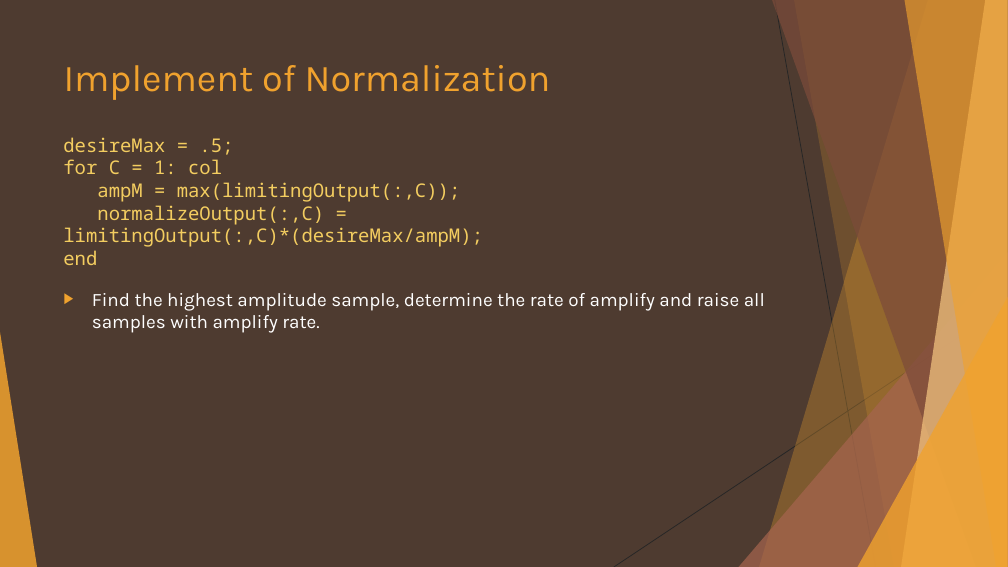
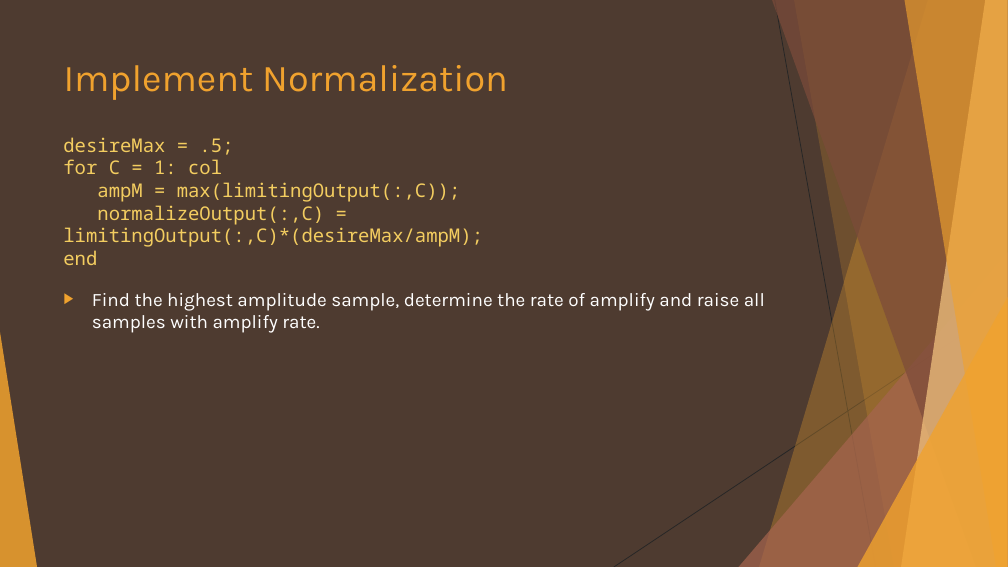
Before and after one commit to kenchan13/Introduction-to-Multimedia, a slide deck: slide 18 of Homework/hw2/104062361_report.pptx (slide 16 before the commit). Drawn at 1008x567 pixels with LibreOffice and Linux fonts; fonts in the diff are those of the drawing. Boxes give left, top, right and bottom in pixels: in the first picture for what was removed or moved away, otherwise in the second. Text is boxed around its words. In the diff, an @@ line names an element or a change of style, - is before the commit and + after.

```diff
--- a/Homework/hw2/104062361_report.pptx
+++ b/Homework/hw2/104062361_report.pptx
@@ title at bbox=[64, 65, 508, 100]: text changed @@
-Implement of Normalization
+Implement Normalization
```
Also in this commit, not shown: 10 other slides changed, 3 slides added, 39 other files.
